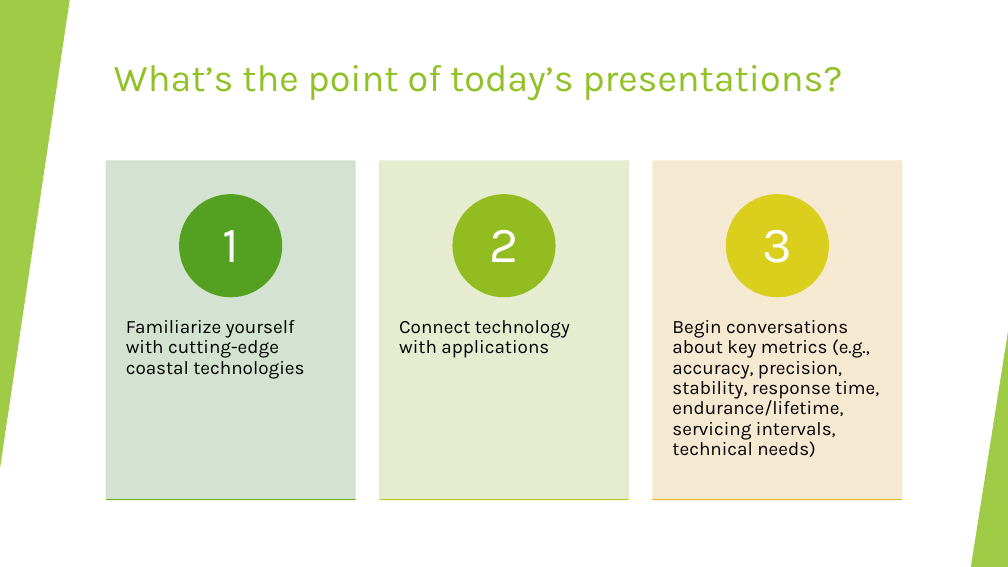
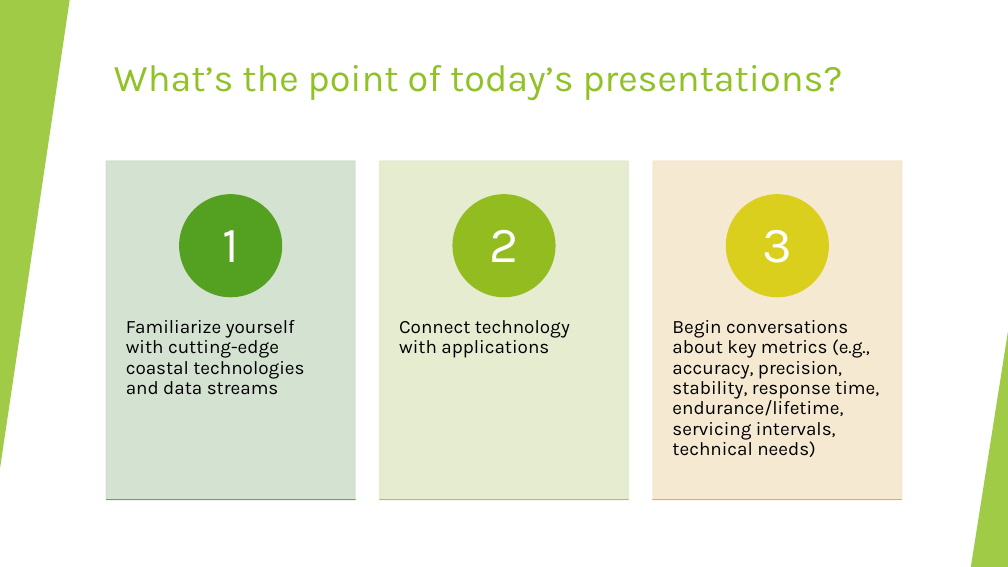
Before and after one commit to SUPScientist/Smart-Coasts, a slide deck: slide 3 of Class-03-Presentation1/OCN479_Lecture03_SensorPresentations.pptx. Drawn at 1008x567 pixels with LibreOffice and Linux fonts; fonts in the diff are those of the drawing. Boxes give left, top, right and bottom in pixels: in the first picture for what was removed or moved away, otherwise in the second. Text is boxed around its words. In the diff, an @@ line names an element or a change of style, - is before the commit and + after.

```diff
--- a/Class-03-Presentation1/OCN479_Lecture03_SensorPresentations.pptx
+++ b/Class-03-Presentation1/OCN479_Lecture03_SensorPresentations.pptx
@@ text at <box>126,320,304,395</box>: text changed @@
-Familiarize yourself with cutting-edge coastal technologies
+Familiarize yourself with cutting-edge coastal technologies and data streams
```
Also in this commit, not shown: 2 other slides changed, 1 slide added, 2 slides removed, 1 other file.
